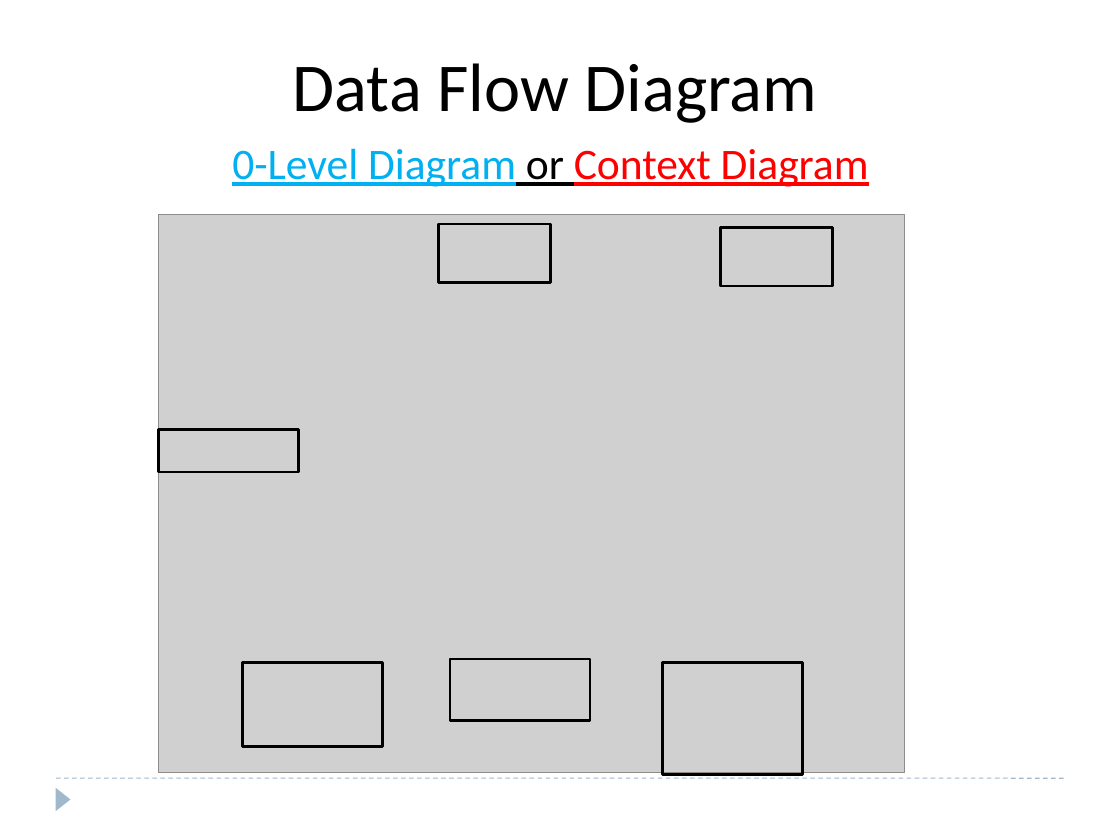
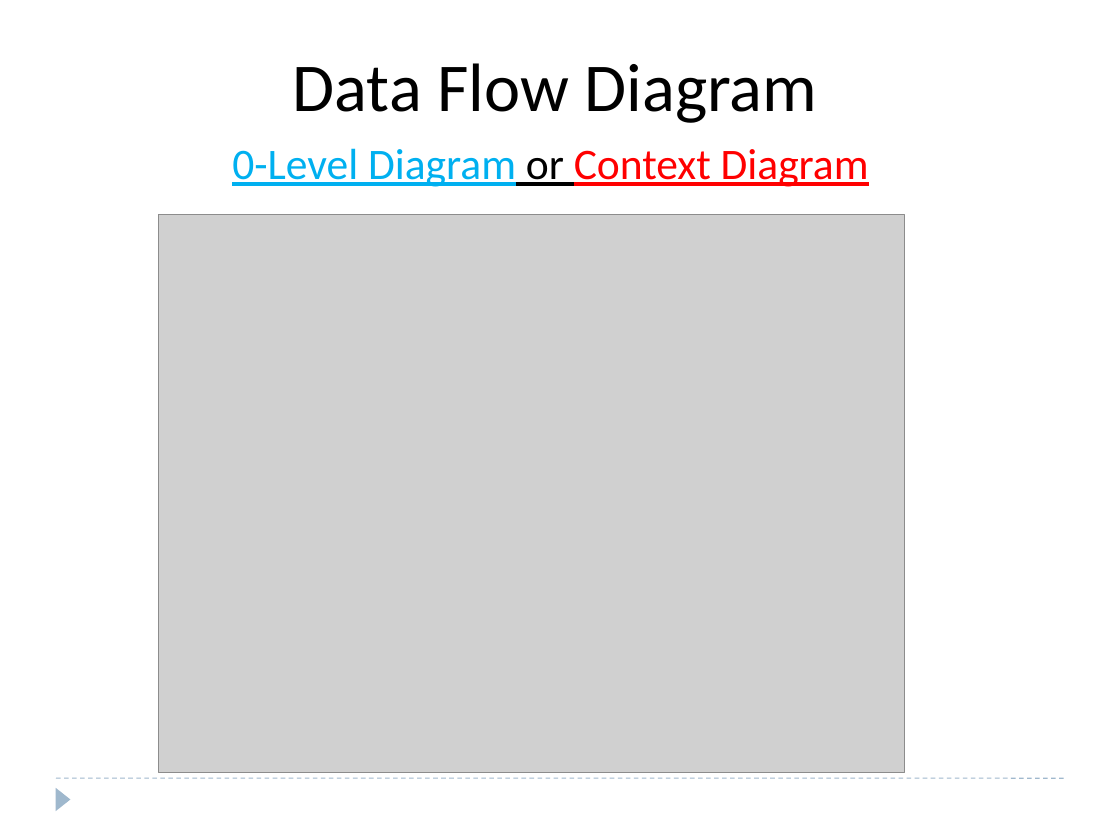
Before and after one commit to nitinongithub/bcav2019, a slide deck: slide 5 of Result Management System_PrbStatementUsecaseDFD.pptx. Drawn at 1120x840 pixels with LibreOffice and Linux fonts; fonts in the diff are those of the drawing; grey boxes stand for pictures. Boxes give left, top, right and bottom in pixels: in the first picture for what was removed or moved away, otherwise in the second. Text is boxed around its words. In the diff, an @@ line names an element or a change of style, - is before the commit and + after.

```diff
--- a/Result Management System_PrbStatementUsecaseDFD.pptx
+++ b/Result Management System_PrbStatementUsecaseDFD.pptx
@@ rectangle removed at <box>439,224,551,282</box> @@
@@ rectangle removed at <box>720,227,832,286</box> @@
@@ rectangle removed at <box>159,430,299,473</box> @@
@@ rectangle removed at <box>450,659,590,720</box> @@
@@ rectangle removed at <box>243,663,383,747</box> @@
@@ rectangle removed at <box>663,663,803,775</box> @@
```
Also in this commit, not shown: 1 other slide changed, 30 other files.
